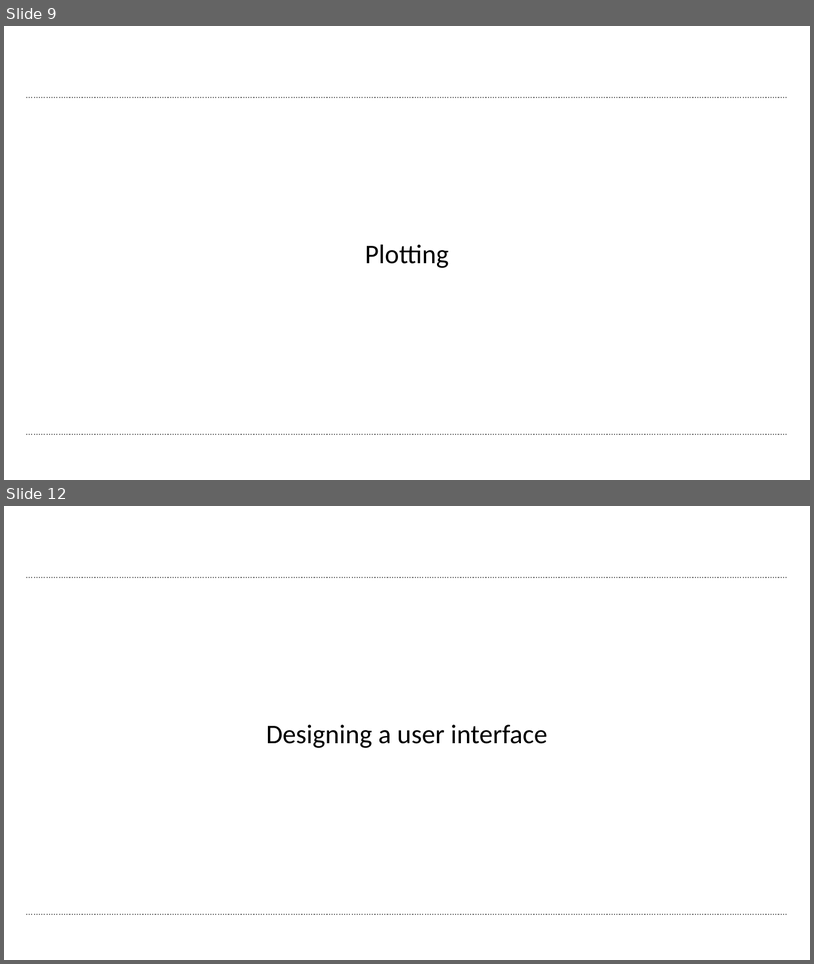
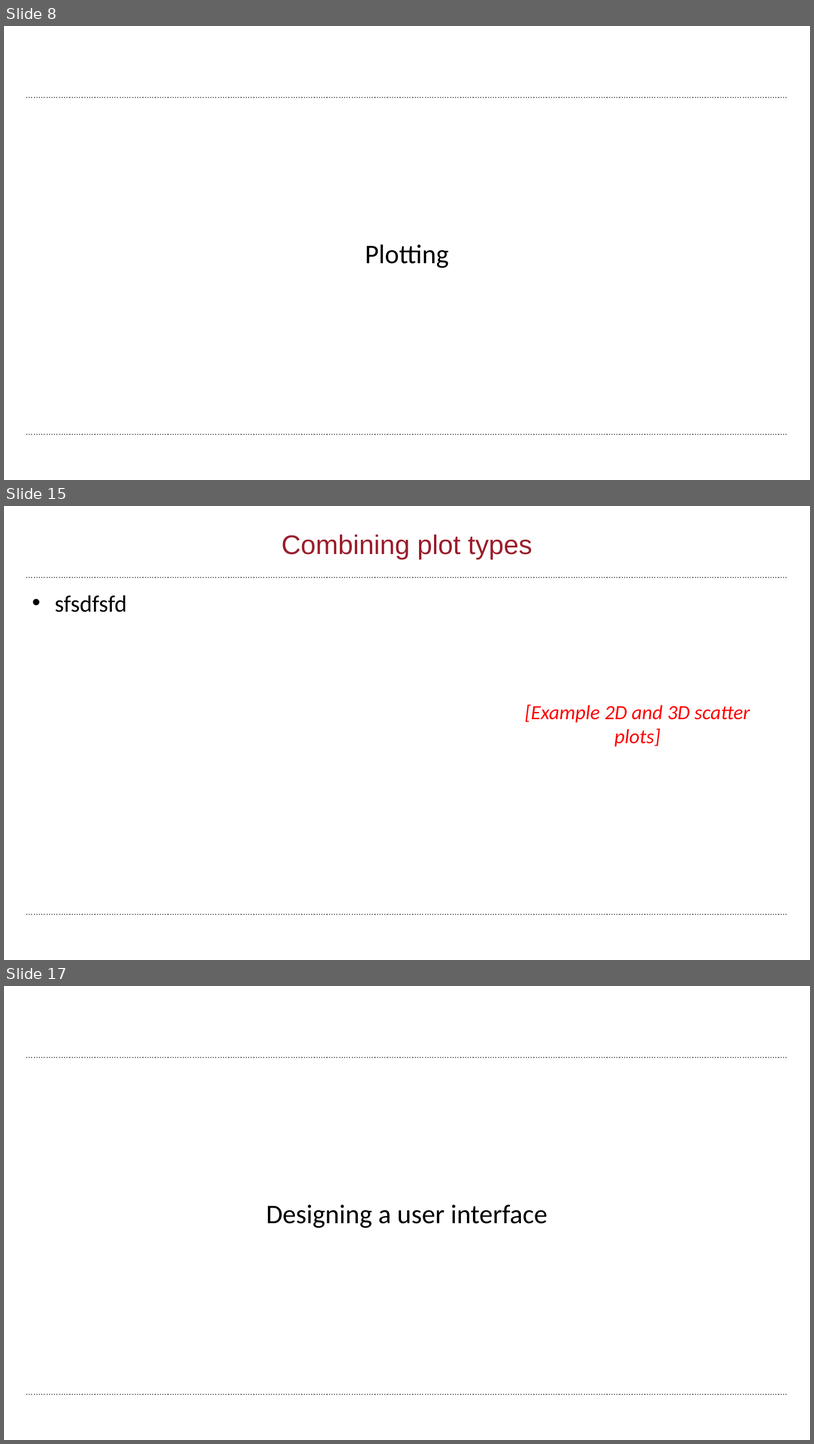
Before and after one commit to wbif-bristol/MATLAB-course, a slide deck: Session 4 - Figures and plotting/MATLAB Session 4.pptx. Shown one above the other, each under a label of ours: slides 9 and 12 before the commit, slides 8, 15 and 17 after it; the slides between them are not shown. The pictures are 814x964 and 814x1444 pixels, drawn with LibreOffice and Linux fonts; fonts in the diff are those of the drawing; background and template pictures are left out. Boxes give left, top, right and bottom in pixels: in the first picture for what was removed or moved away, otherwise in the second. Text is boxed around its words. In the diff, an @@ line names an element or a change of style, - is before the commit and + after.

```diff
--- a/Session 4 - Figures and plotting/MATLAB Session 4.pptx
+++ b/Session 4 - Figures and plotting/MATLAB Session 4.pptx
@@ slide 15 added at (4, 506, 810, 960), background #FFFFFF; not listed: 2 template elements that a slide beside it also shows @@
@@ title added at (282, 534, 533, 559), 32 pt, text #9A1D2B @@
+Combining plot types
@@ text added at (55, 595, 127, 612), 28 pt, text #000000 @@
+• sfsdfsfd
@@ text added at (525, 704, 750, 747), 24 pt, text #FF0000, italic @@
+[Example 2D and 3D scatter plots]
@@ what was slide 9 is now slide 8 @@
@@ what was slide 12 is now slide 17 @@
```
Also in this commit, not shown: 6 slides changed, 5 other slides added, 1 slide removed, 4 other files.
